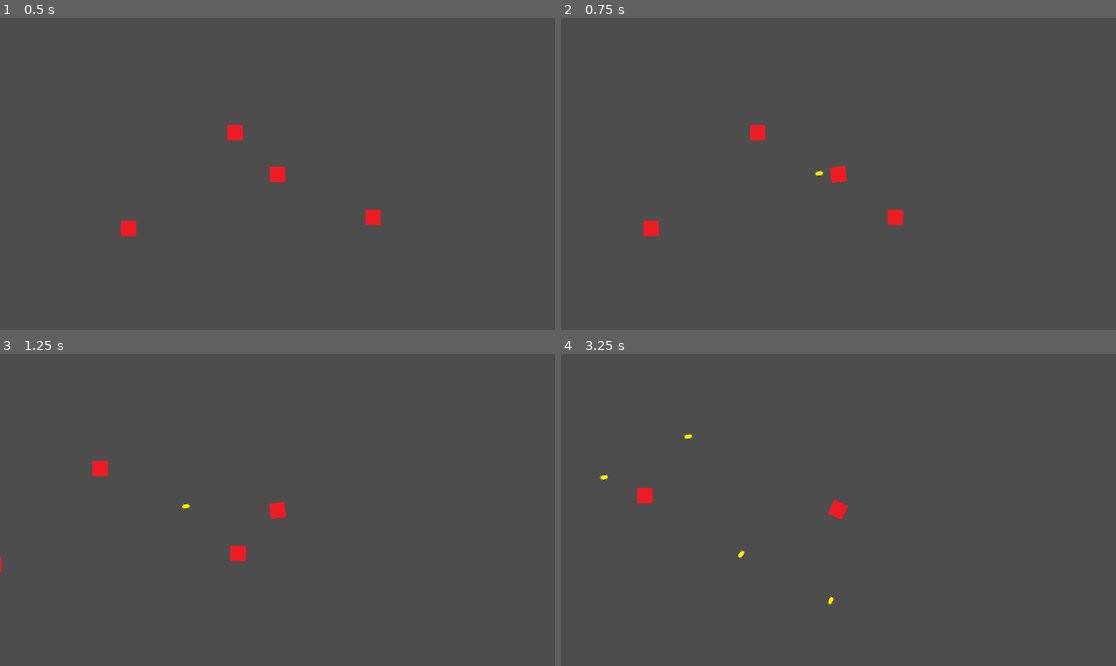
Above: before the commit, frames 1-4 (two rows, left to right).
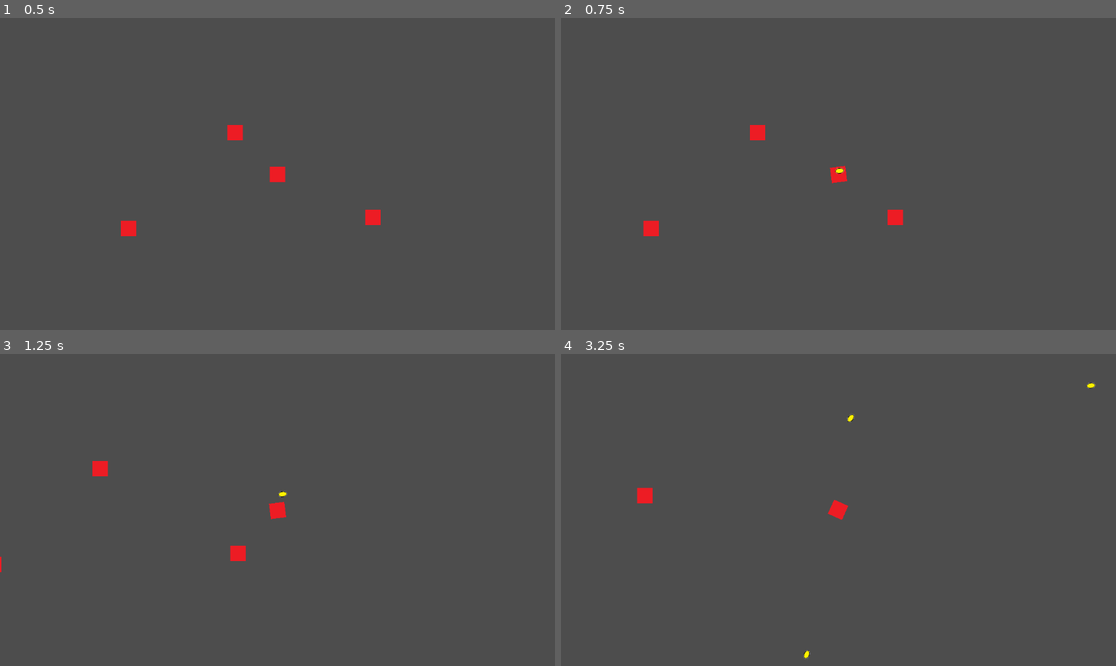
Above: after the commit, the same moments.

Repository: TheCrusty/Biotank-demake
Game: Godot game, scene res://levels/test_level.tscn
Same seed, same stepped clock (60 frames per second), same inputs: the game is played once before the commit and once after it.
Inputs (mouse positions are in pixels of both pictures, inside the frame that each line leads up to):
- Up to frame 1 (0.5 s): no input
- Up to frame 2 (0.75 s): tap Enter at 0.5 s; move the mouse to (960, 158) at 0.52 s; hold D (Rotate_Right) from 0.53 s (still down); tap Space (Shoot) at 0.6 s
- Up to frame 3 (1.25 s): keep holding D (Rotate_Right)
- Up to frame 4 (3.25 s): move the mouse to (727, 525) at 1.27 s; release D (Rotate_Right) at 1.28 s; hold S (Reverse) 1.28-2.03 s; tap Space (Shoot) at 1.35, 2.1, 2.85 s; move the mouse to (894, 441) at 2.02 s; hold D (Rotate_Right) 2.03-2.78 s; move the mouse to (810, 572) at 2.77 s; hold W (Forward) from 2.78 s (still down)

Frame 1 is identical in both runs. In frame 2, less than 0.1% of the frame differs, in the area x 45-52%, y 47-51%; in frame 3, less than 0.1%; in frame 4, 0.2%, in the area x 6-97%, y 9-98%.

Commit message:
introduced DEATH

Diff:
--- a/levels/enemy.tscn
+++ b/levels/enemy.tscn
@@ -1,11 +1,13 @@
-[gd_scene load_steps=3 format=3 uid="uid://be7l7uabmgqr6"]
+[gd_scene load_steps=4 format=3 uid="uid://dyyxfp7qicuri"]
 
 [ext_resource type="Texture2D" uid="uid://c7exsyr82l6ps" path="res://resources/placeholder.png" id="1_cnwdq"]
+[ext_resource type="Script" path="res://levels/enemy.gd" id="2_5fy66"]
 
 [sub_resource type="RectangleShape2D" id="RectangleShape2D_qpv0l"]
 
 [node name="Enemy" type="Sprite2D"]
 texture = ExtResource("1_cnwdq")
+script = ExtResource("2_5fy66")
 
 [node name="Area2D" type="Area2D" parent="."]
 collision_layer = 3
--- a/levels/projectile.gd
+++ b/levels/projectile.gd
@@ -1,5 +1,5 @@
 extends Area2D
-var speed = 100
+var speed = 420
 
 # Called when the node enters the scene tree for the first time.
 func _ready():
@@ -12,5 +12,6 @@
 
 
 func _on_area_entered(area):
-	print("hit")
-	queue_free()
+	if area.get_parent().has_method("takeDamage"):
+		area.get_parent().takeDamage(1)
+		queue_free()
Not shown: 1 places in levels/projectile.tscn that only renumber resources
Not shown: 1 places in levels/test_level.tscn that only renumber resources
